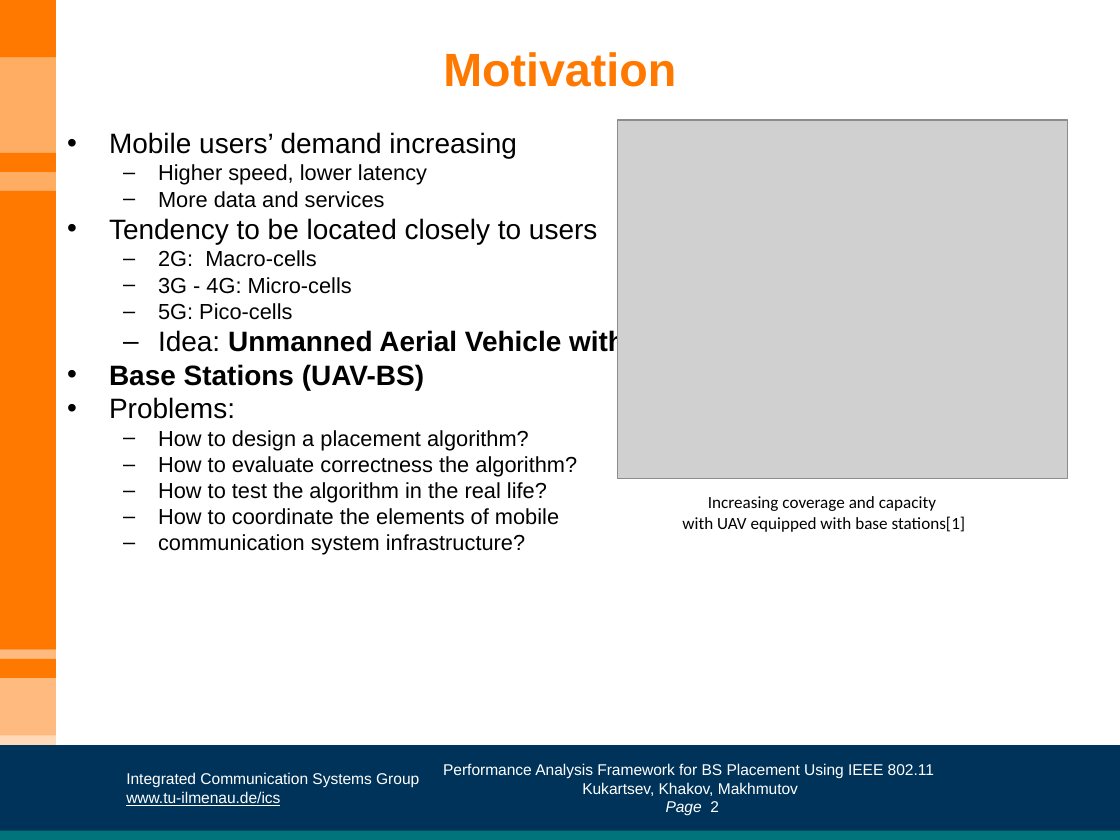
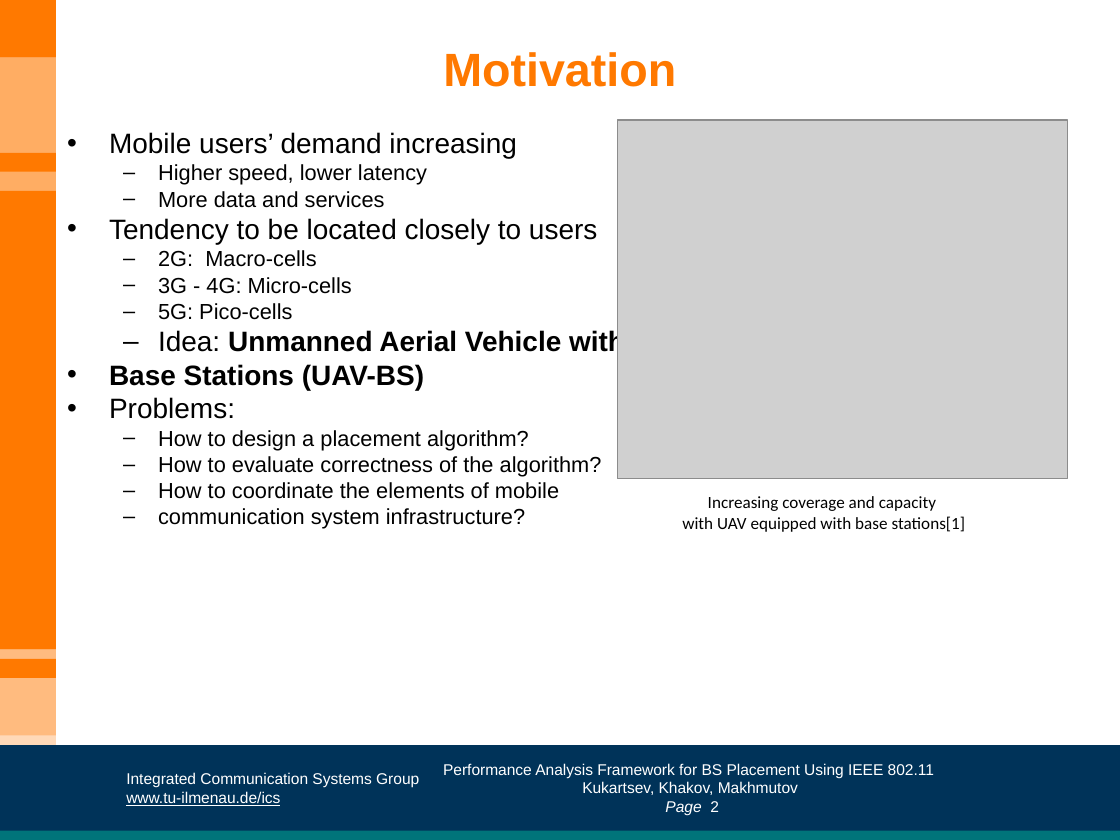
Before and after one commit to Kirkirillka/GPS_Tracker, a slide deck: slide 2 of docs/presentation/GroupStudy-presentation_comments_OA.pptx. Drawn at 1120x840 pixels with LibreOffice and Linux fonts; fonts in the diff are those of the drawing; grey boxes stand for pictures; background and template pictures are left out. Boxes give left, top, right and bottom in pixels: in the first picture for what was removed or moved away, otherwise in the second. Text is boxed around its words. In the diff, an @@ line names an element or a change of style, - is before the commit and + after.

Commit message:
Add presentation talk

```diff
--- a/docs/presentation/GroupStudy-presentation_comments_OA.pptx
+++ b/docs/presentation/GroupStudy-presentation_comments_OA.pptx
@@ text at box(158, 456, 602, 529): text changed @@
-  – How to evaluate correctness the algorithm?
-  – How to test the algorithm in the real life?
-  – How to coordinate the elements of mobile
-    communication system infrastructure?
+  – How to evaluate correctness of the algorithm?
+  – How to coordinate the elements of mobile
+  – communication system infrastructure?
```
Also in this commit, not shown: 2 other slides changed, 3 slides added, 3 other files.
